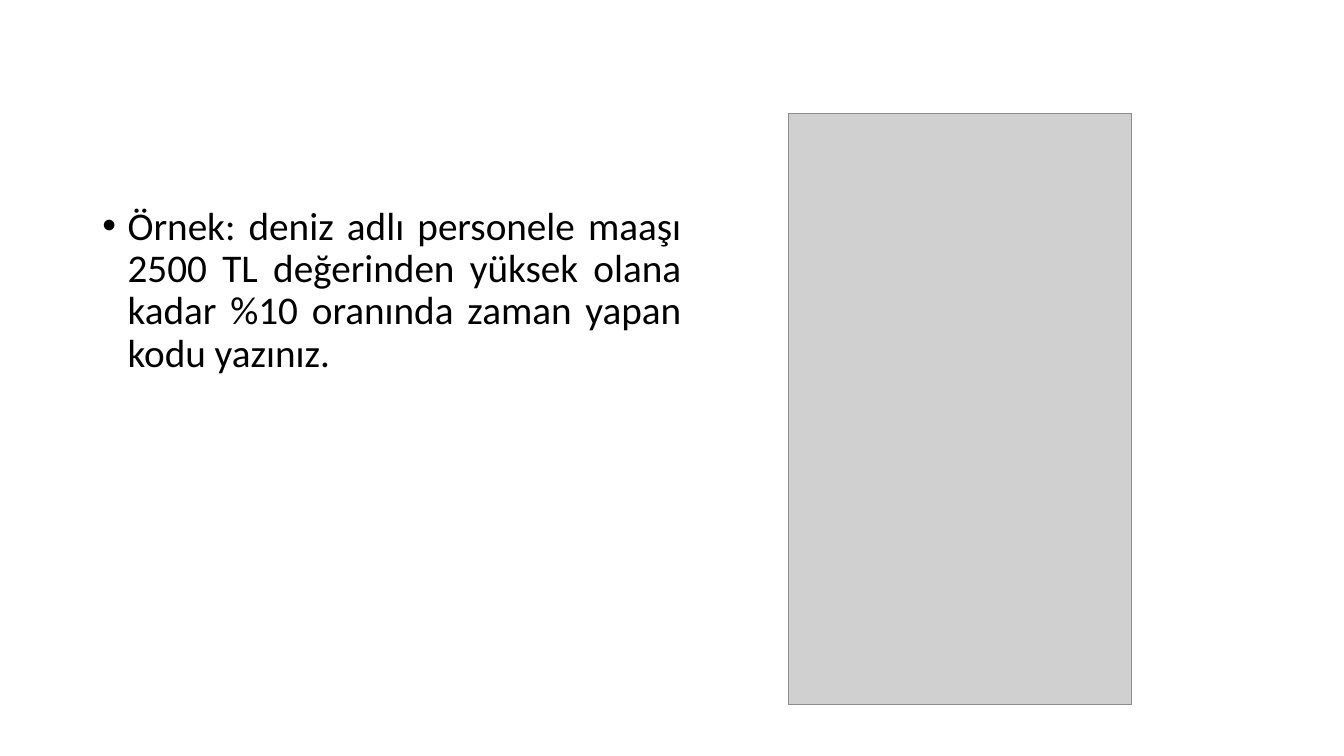
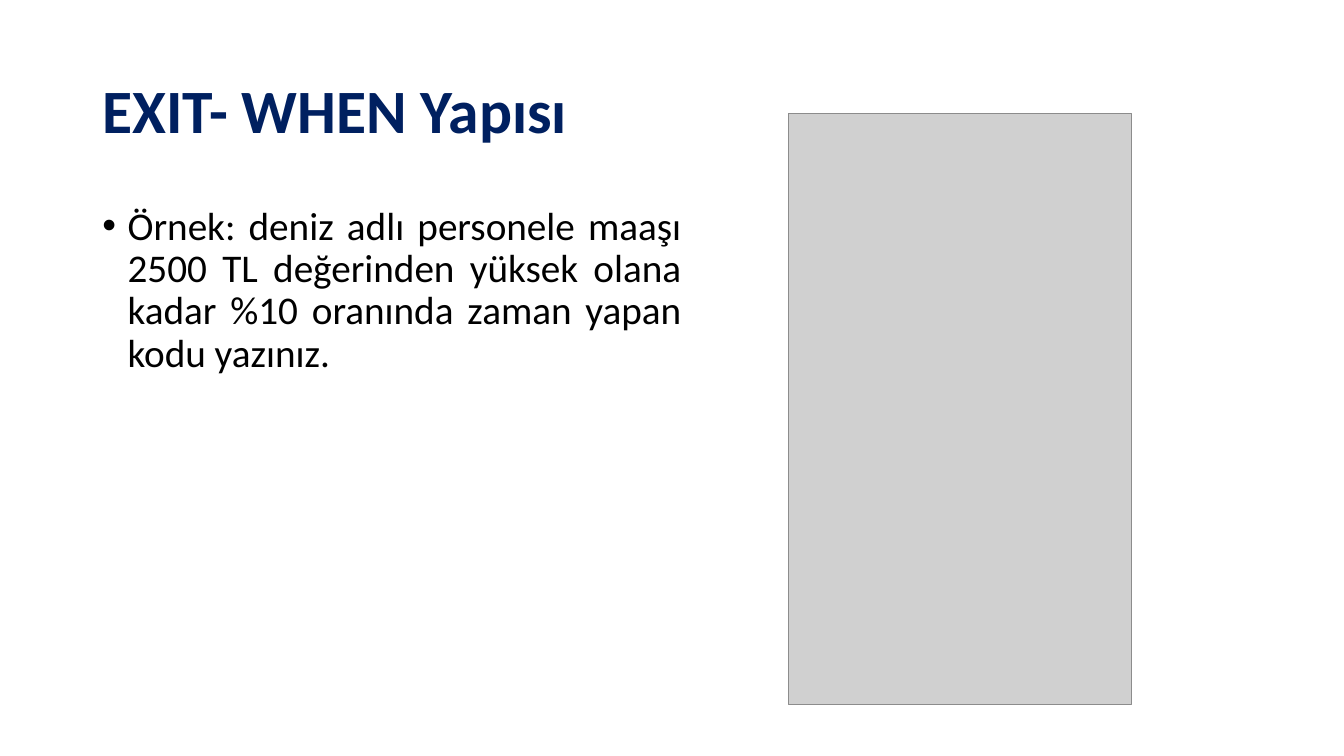
Before and after one commit to SevdanurGENC/Oracle-DB-SQL-Developer-Lecture-Notes, a slide deck: slide 43 of Slides/Oracle DB & SQL Developer - Bolum IV.pptx. Drawn at 1344x756 pixels with LibreOffice and Linux fonts; fonts in the diff are those of the drawing; grey boxes stand for pictures. Boxes give left, top, right and bottom in pixels: in the first picture for what was removed or moved away, otherwise in the second. Text is boxed around its words. In the diff, an @@ line names an element or a change of style, - is before the commit and + after.

```diff
--- a/Slides/Oracle DB & SQL Developer - Bolum IV.pptx
+++ b/Slides/Oracle DB & SQL Developer - Bolum IV.pptx
@@ title added at [102, 93, 567, 143], 44 pt, text #002060, bold @@
+EXIT- WHEN Yapısı
```
Also in this commit, not shown: 13 other slides changed, 1 slide added, 1 slide removed, 2 other files.
